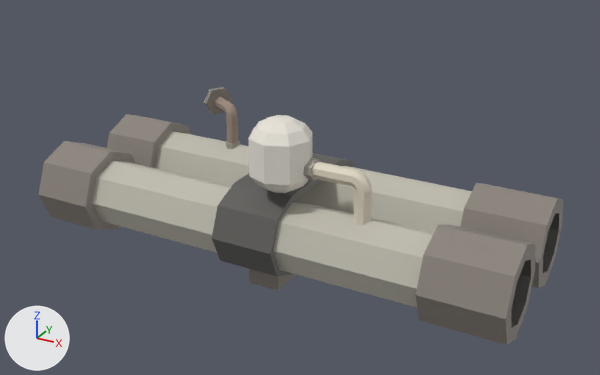
The FBX model Assets/Models/tuberias_suelo.fbx, before and after one commit.
Rendered twice from a 50 mm camera at (1.24, -2.22, 1.389) aimed at (0.031, -0.022, 0.29). Lighting does not change. The marker at lower left points along +X, +Y and +Z. Where no turn or scale is listed for an object, it has been applied to the vertices.

The first picture shows 'gauges', 'radarcillo', 'soporte', 'tuberia_1', 'tuberia_2', 'tuberia_final_1', 'tuberia_final_2', 'tuberia_final_3', 'tuberia_final_4', 'tuberia_radar'.
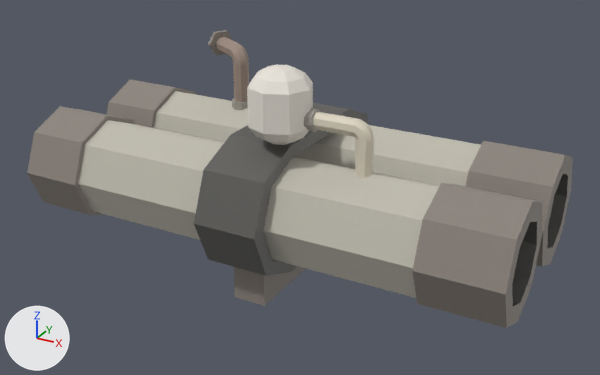
Changed parts and their boxes [x1, y1, x2, y2] in the pictures (600 x 375 px; the box of a moved part takes in the faces that stretch with it):
'tuberia_1', mesh rescaled, moved (22% taller): before [92, 161, 434, 307]; after [78, 120, 439, 298]
'tuberia_2', mesh rescaled, moved: before [155, 131, 472, 232]; after [153, 91, 481, 186]
'tuberia_final_1', mesh rescaled, moved (8% wider, 20% taller): before [416, 224, 536, 345]; after [413, 183, 543, 328]
'soporte', reshaped, moved (22% wider, 47% taller): before [212, 153, 355, 291]; after [194, 103, 369, 306]
'tuberia_final_3', mesh rescaled, moved (19% taller): before [460, 183, 563, 288]; after [466, 141, 573, 266]
'tuberia_final_4', mesh rescaled, moved (10% wider, 22% taller): before [38, 141, 136, 230]; after [27, 106, 135, 215]
'radarcillo', moved: before [248, 115, 313, 193]; after [247, 64, 313, 145]
'tuberia_final_2', mesh rescaled, moved: before [107, 114, 191, 168]; after [106, 80, 197, 128]
'tuberia_radar', moved: before [303, 158, 372, 225]; after [303, 108, 374, 178]
'gauges', reshaped, moved (14% wider, 29% taller): before [204, 87, 240, 149]; after [208, 30, 249, 110]
part 1 of me_mesh_008, moved or reshaped: before [249, 269, 297, 291]; after [234, 266, 306, 306]
part 2 of me_mesh_008, moved or reshaped: before [212, 153, 355, 276]; after [194, 103, 369, 276]
part 8 of me_mesh_007, moved or reshaped: before [215, 97, 238, 144]; after [216, 37, 249, 102]
part 9 of me_mesh_007, moved or reshaped: before [226, 140, 240, 149]; after [232, 98, 248, 110]
part 10 of me_mesh_007, moved or reshaped: before [204, 87, 232, 115]; after [208, 30, 233, 55]

Edits to the bpy script that builds the scene:
```text
Change me_mesh_002:
    where me_mesh_002.from_pydata(...)  # 33 vertices, 33 faces; spans x -0.126..0.126, y -0.149..0.149, z -0.149..0.149
    me_mesh_002 part 4: the whole mesh is scaled about its middle by (1, 1.24, 1.24)
Change me_mesh_001:
    where me_mesh_001.from_pydata(...)  # 16 vertices, 8 faces; spans x -0.988..0.464, y -0.115..0.115, z -0.115..0.115
    me_mesh_001 part 3: the whole mesh is scaled about its middle by (1, 1.48, 1.48)
Change me_mesh_003:
    where me_mesh_003.from_pydata(...)  # 33 vertices, 33 faces; spans x -0.107..0.107, y -0.149..0.149, z -0.149..0.149
    me_mesh_003 part 7: the whole mesh is scaled about its middle by (1, 1.24, 1.24)
Change me_mesh_007:
    where me_mesh_007.from_pydata(...)  # 89 vertices, 79 faces; spans x -0.083..0.076, y -0.054..0.075, z -0.128..0.128
    me_mesh_007 part 8: the loose piece of 48 vertices spanning x -0.059..0.071, y -0.048..0.046, z -0.128..0.099 is scaled about the mesh origin by 1.39
    me_mesh_007 part 9: the loose piece of 16 vertices spanning x 0.025..0.076, y -0.054..-0.004, z -0.069..-0.043 is scaled about the mesh origin by 1.39
    me_mesh_007 part 10: the loose piece of 25 vertices spanning x -0.083..-0.007, y -0.027..0.075, z 0.036..0.128 is scaled about its middle by 0.904, then moved by (-0.018, 0.009, 0.032)
Change me_mesh_004:
    where me_mesh_004.from_pydata(...)  # 33 vertices, 33 faces; spans x -0.126..0.126, y -0.149..0.149, z -0.149..0.149
    me_mesh_004 part 5: the whole mesh is scaled about its middle by (1, 1.24, 1.24)
Change me_mesh_008:
    remove me_mesh_008.from_pydata(...)  # 48 vertices, 44 faces; spans x -0.105..0.105, y -0.308..0.308, z -0.171..0.171
    add me_mesh_008.from_pydata(...)  # 48 vertices, 44 faces; spans x -0.105..0.105, y -0.395..0.435, z -0.252..0.264
    me_mesh_008 part 1: the loose piece of 8 vertices spanning x -0.051..0.06, y -0.184..0.193, z -0.171..-0.09 is scaled about the mesh origin by (1, 1.48, 1.48)
    me_mesh_008 part 2: 40 of 48 vertices moved; they spanned x -0.105..0.105, y -0.308..0.308, z -0.103..0.171 and now span x -0.105..0.105, y -0.395..0.435, z -0.164..0.264; mean shift (0.0, 0.02, 0.016); largest move (-0.105, 0.308, 0.034) -> (-0.105, 0.435, 0.05)
Change me_mesh:
    where me_mesh.from_pydata(...)  # 16 vertices, 8 faces; spans x -0.988..0.464, y -0.115..0.115, z -0.115..0.115
    me_mesh part 11: the whole mesh is scaled about its middle by (1, 1.48, 1.48)
Change me_mesh_005:
    where me_mesh_005.from_pydata(...)  # 33 vertices, 33 faces; spans x -0.107..0.107, y -0.149..0.149, z -0.149..0.149
    me_mesh_005 part 6: the whole mesh is scaled about its middle by (1, 1.24, 1.24)
Change ob_radarcillo:
    ob_radarcillo.location: (0.065, -0.202, 0.5) -> (0.065, -0.202, 0.656)
Change ob_tuberia_final_1:
    ob_tuberia_final_1.location: (0.693, -0.193, 0.205) -> (0.693, -0.193, 0.298)
Change ob_tuberia_2:
    ob_tuberia_2.location: (0.251, 0.148, 0.205) -> (0.251, 0.186, 0.298)
Change ob_tuberia_final_2:
    ob_tuberia_final_2.location: (-0.724, 0.148, 0.205) -> (-0.724, 0.186, 0.298)
Change ob_gauges:
    ob_gauges.location: (-0.391, 0.175, 0.373) -> (-0.389, 0.221, 0.542)
Change ob_tuberia_final_3:
    ob_tuberia_final_3.location: (0.693, 0.148, 0.205) -> (0.693, 0.186, 0.298)
Change ob_soporte:
    ob_soporte.location: (-0.007, -0.022, 0.171) -> (-0.007, -0.022, 0.244)
Change ob_tuberia_radar:
    ob_tuberia_radar.location: (0.087, -0.193, 0.382) -> (0.087, -0.193, 0.537)
Change ob_tuberia_1:
    ob_tuberia_1.location: (0.251, -0.193, 0.205) -> (0.251, -0.193, 0.298)
Change ob_tuberia_final_4:
    ob_tuberia_final_4.location: (-0.724, -0.193, 0.205) -> (-0.724, -0.193, 0.298)
```
